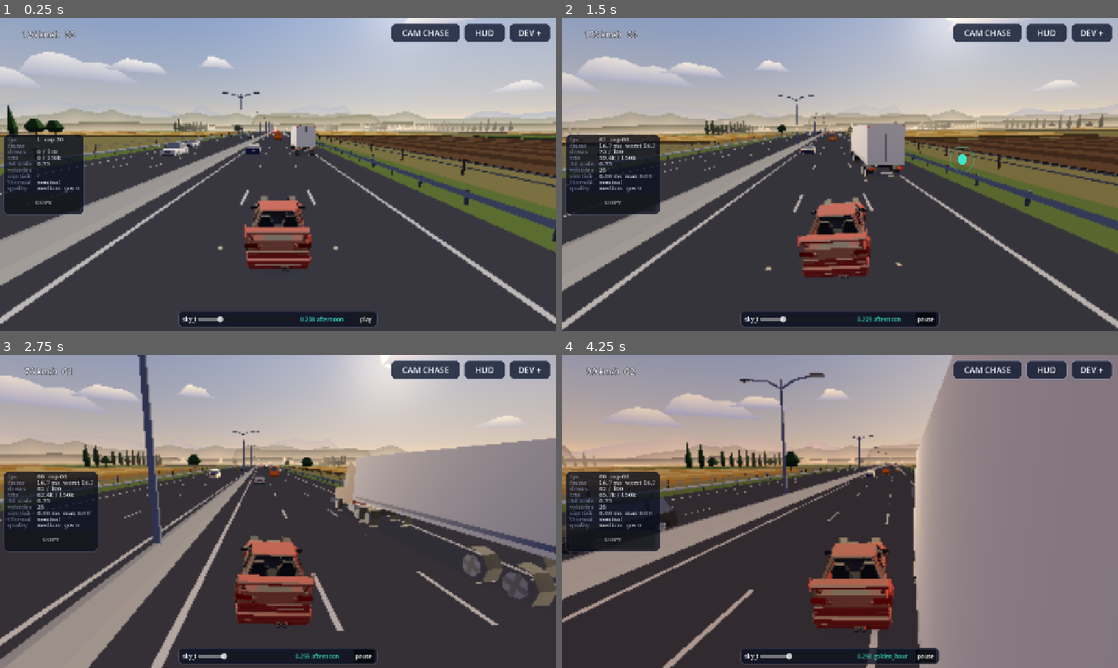
Above: before the commit, frames 1-4 (two rows, left to right).
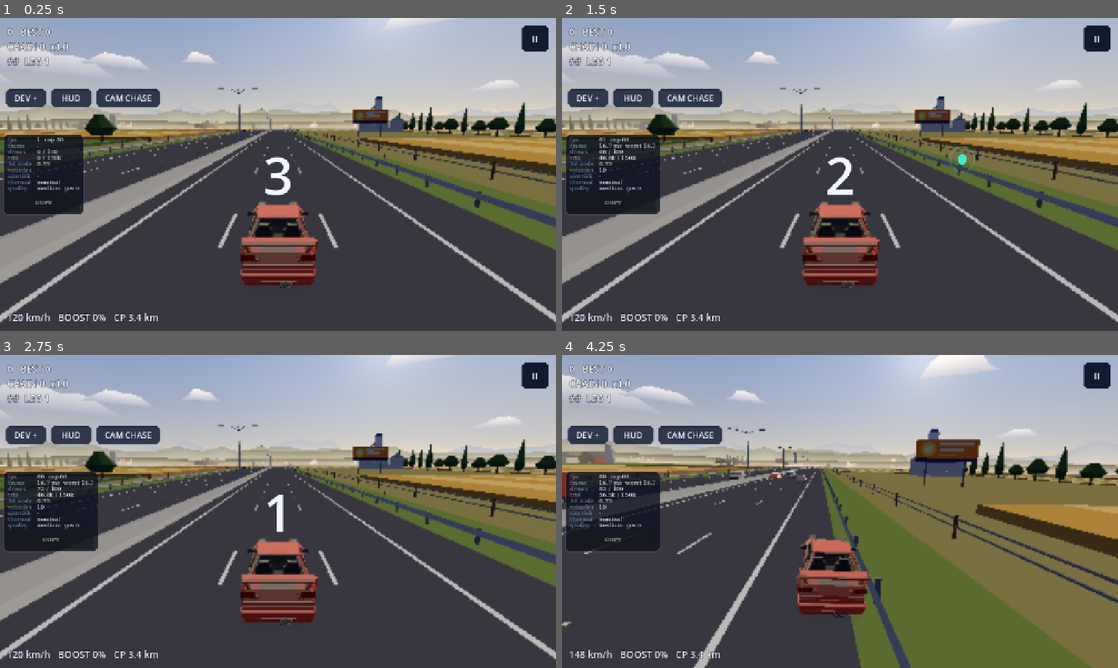
Above: after the commit, the same moments.

Repository: b3vet/westbound
Game: Godot game, scene res://src/run/run.tscn
Two runs of this game, one before a commit and one after it. Both use one fixed random seed, a clock stepped at 60 frames per second and the inputs below. Before the commit the project starts from res://src/dev/car_drive.tscn.
Inputs (mouse positions are in pixels of both pictures, inside the frame that each line leads up to):
- Up to frame 1 (0.25 s): no input
- Up to frame 2 (1.5 s): click (928, 318) at 0.5 s, where only the run before the commit has a clickable "play"; move the mouse to (962, 158) at 1.27 s; hold D (wb_steer_right) from 1.28 s (still down); tap Shift (wb_boost) at 1.35 s; click (962, 158) at 1.42 s
- Up to frame 3 (2.75 s): release D (wb_steer_right) at 2 s; drag from (166, 527) to (250, 574) at 2.02 s
- Up to frame 4 (4.25 s): move the mouse to (895, 442) at 2.77 s; hold D (wb_steer_right) 2.78-3.5 s; tap W (wb_gas) at 2.85 s; drag from (812, 574) to (673, 464) at 3.52 s

The runs differ from the first frame. In frame 1, 24% of the frame differs, in the area x 0-100%, y 0-99%; in frame 2, 26%; in frame 3, 39%; in frame 4, 76%, in the area x 0-100%, y 0-100%.

Commit message:
Main scene is now the run loop (src/run/run.tscn); car_drive and sandbox via ?scene=
Co-Authored-By: Claude Opus 5.5 <noreply@anthropic.com>
Claude-Session: https://claude.ai/code/session_01TcMqR19wW8umBNNS6QLcPv

Diff:
--- a/project.godot
+++ b/project.godot
@@ -7,7 +7,7 @@
 
 config/name="Westbound"
 config/description="Chase the sun. Cut through traffic."
-run/main_scene="res://src/dev/car_drive.tscn"
+run/main_scene="res://src/run/run.tscn"
 config/features=PackedStringArray("4.7", "Mobile")
 run/max_fps=60
 config/icon="res://icon.svg"
